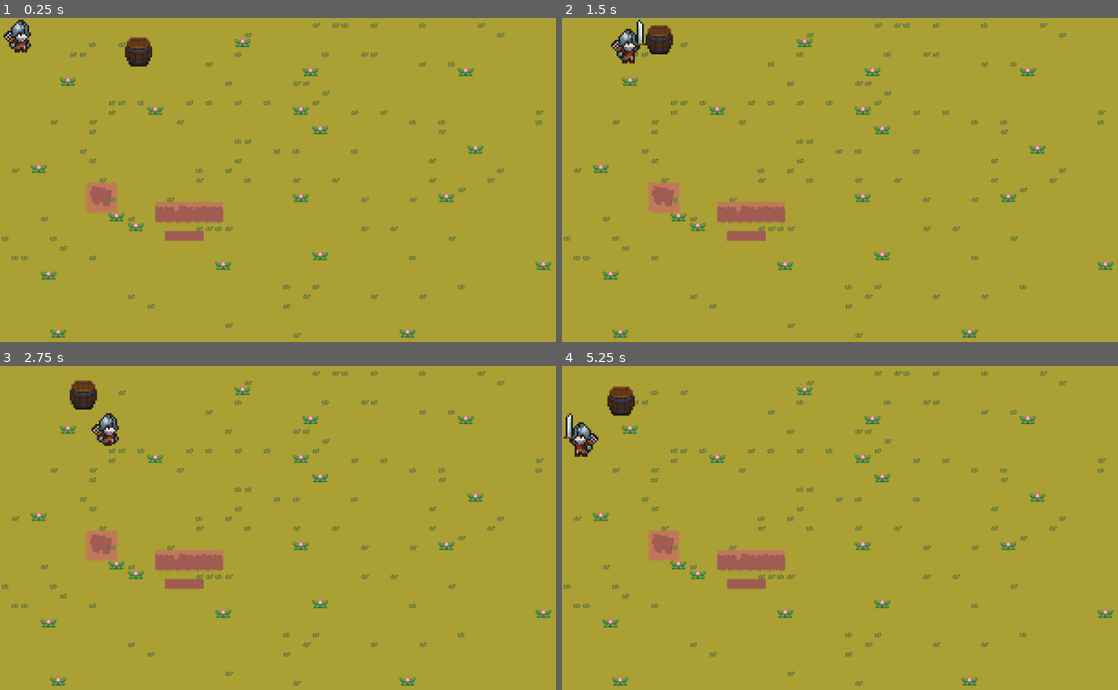
Above: before the commit, frames 1-4 (two rows, left to right).
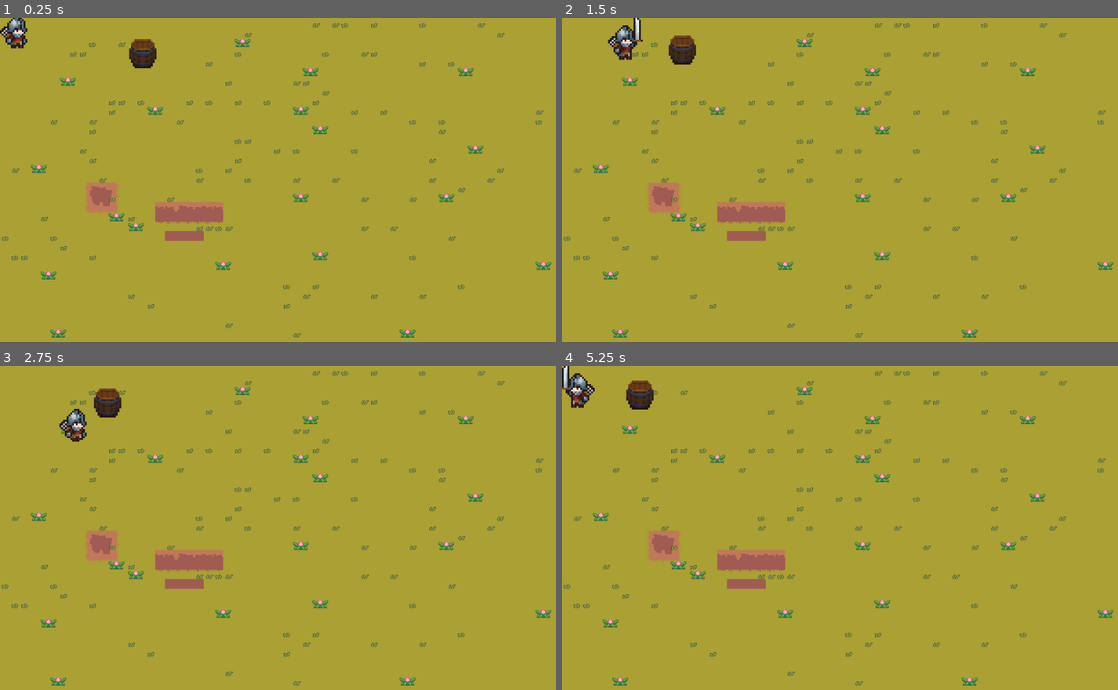
Above: after the commit, the same moments.

Repository: capt-jack00/GameOff2025
Game: Godot game, scene res://scenes/world.tscn
The game is run twice, just before and just after one commit, with the same random seed, the same clock (stepped at 60 frames per second) and the same inputs.
Inputs (mouse positions are in pixels of both pictures, inside the frame that each line leads up to):
- Up to frame 1 (0.25 s): no input
- Up to frame 2 (1.5 s): move the mouse to (979, 163) at 0.52 s; hold D (move_right) 0.53-1.28 s; click (979, 163) at 0.6 s; move the mouse to (734, 196) at 1.27 s; hold S (move_down) from 1.28 s (still down); click (734, 196) at 1.35 s
- Up to frame 3 (2.75 s): move the mouse to (350, 456) at 2.02 s; release S (move_down) at 2.03 s; hold D (move_right) from 2.03 s (still down); click (350, 456) at 2.1 s
- Up to frame 4 (5.25 s): move the mouse to (823, 596) at 2.77 s; release D (move_right) at 2.78 s; hold W (move_up) 2.78-3.53 s; click (823, 596) at 2.85 s; move the mouse to (1029, 579) at 3.52 s; hold A (move_left) 3.53-5.03 s; click (1029, 579) at 3.6 s; move the mouse to (678, 479) at 4.27 s; click (678, 479) at 4.35 s; move the mouse to (884, 528) at 5.02 s; hold S (move_down) from 5.03 s (still down); click (884, 528) at 5.1 s

The runs differ from the first frame. In frame 1, 0.7% of the frame differs, in the area x 0-29%, y 0-16%; in frame 2, 1.3%; in frame 3, 1.4%; in frame 4, 1.6%, in the area x 0-17%, y 0-29%.

Commit message:
Fixed a bug
Barrel now targets player center instead of top left corner

Diff:
--- a/project.godot
+++ b/project.godot
@@ -19,7 +19,6 @@
 
 window/size/viewport_width=960
 window/size/viewport_height=540
-window/size/mode=3
 window/stretch/mode="viewport"
 window/stretch/scale_mode="integer"
 
--- a/scenes/player.tscn
+++ b/scenes/player.tscn
@@ -84,7 +84,6 @@
 
 [node name="Sprite2D" type="Sprite2D" parent="."]
 texture_filter = 1
-position = Vector2(33, 36)
 scale = Vector2(3, 3)
 texture = ExtResource("2_onrkg")
 hframes = 9
@@ -93,10 +92,8 @@
 
 [node name="PAttackHitbox" type="Area2D" parent="Sprite2D"]
 visibility_layer = 2
-collision_layer = 3
 
 [node name="CollisionShape2D" type="CollisionShape2D" parent="."]
-position = Vector2(31.5, 30.875)
 shape = SubResource("RectangleShape2D_i3pqv")
 
 [node name="AnimationPlayer" type="AnimationPlayer" parent="."]
--- a/scenes/world.tscn
+++ b/scenes/world.tscn
@@ -316,7 +316,6 @@
 monitoring = false
 
 [node name="shape" type="CollisionShape2D" parent="Player/attack_hitbox"]
-position = Vector2(34, 33)
 scale = Vector2(4.4, 3.3)
 shape = SubResource("RectangleShape2D_k0juu")
 debug_color = Color(1, 1, 1, 0.41960785)
--- a/scripts/barrel.gd
+++ b/scripts/barrel.gd
@@ -2,7 +2,7 @@
 var health = 30
 var isAlive = true
 var alreadyTakenDamage = false	#flag to prevent player from dealing damage 2 times to an object in single attack
-var speed = 1
+var speed = 0.5
 @onready var target = get_tree().get_first_node_in_group("player")
 
 # QUICKNOTE: We can't really use collision for enemies because when collision is applied then
@@ -11,7 +11,7 @@
 # like in terraria. There is no player-enemy collision but when player is getting hit it just throws
 # him back away making an illusion of the collison
 
-func _physics_process(delta):
+func _physics_process(_delta):
 	if target.get_node("attack_hitbox").monitoring == false:	#check if player finished attack
 		alreadyTakenDamage = false
 
--- a/scripts/player.gd
+++ b/scripts/player.gd
@@ -10,7 +10,7 @@
 	$attack_hitbox.position.x = 0			#return to basic value so the hitbox doesn't go away
 	$attack_hitbox.position.x += offset * direction
 
-func _physics_process(delta):
+func _physics_process(_delta):
 	var input_vector = Vector2.ZERO
 
 	if Input.is_action_pressed("move_right"):	#D
